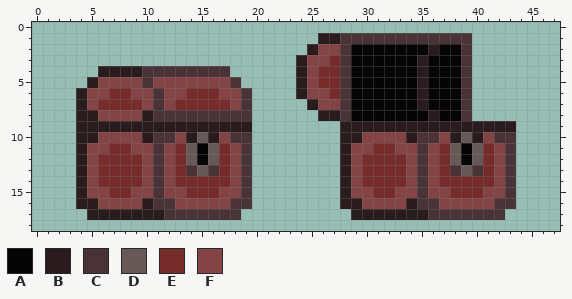
Two states of a pixel-art sprite, Assets/sprChest_0-Sheet.png. That is the earlier state.
The file is 48x19 pixels. Colours within 5 levels of each other are drawn and written as one.
Palette (. is transparent): A #050505  B #2a1c1e  C #4a3337  D #685959  E #772c2c  F #844344
Pixels before, first column x 4:
 1 ......................BBCCCCCCCCCCCC....
 2 .....................BFFCAAAAAAABAAC....
 3 ....................BFFECAAAAAABAAAC....
 4 ..BBBBCCCCCCCC......BFEECAAAAAABAAAC....
 5 .BFFFFCFFFFFFFC.....BFEECAAAAAABAAAC....
 6 BFFEEFFCFFEEEFFC....BFFECAAAAAABAAAC....
 7 BFEEEEFCFEEEEEFC.....BFFCAAAAAABAAAC....
 8 BBFFFFBCCCCCCCCC......BBCAAAAAAABAAC....
 9 BBBBBBBBBBBBBBBB........BBBBBBBBBBBBBBBB
10 BBFFFFBCCFBDBFCC........BBFFFFBCCFBDBFCC
11 BFFEEFFCFEDADEFC........BFFEEFFCFEDADEFC
12 BFEEEEFCFEDADEFC........BFEEEEFCFEDADEFC
13 BFEEEEFCFECDCEFC........BFEEEEFCFECDCEFC
14 BFEEEEFCFEEEEEFC........BFEEEEFCFEEEEEFC
15 BFFEEFFCFFEEEFFC........BFFEEFFCFFEEEFFC
16 BBFFFFBCCFFFFFCC........BBFFFFBCCFFFFFCC
17 .BBBBBBBCCCCCCC..........BBBBBBBCCCCCCC.
The result:
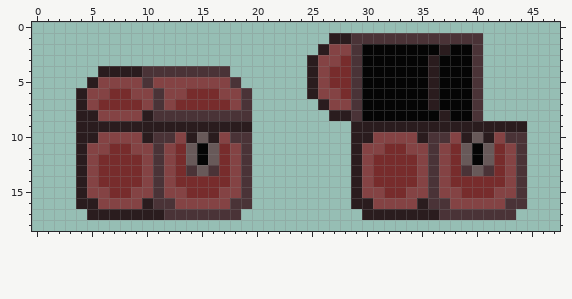
The author wrote: fix coffin texture
Diff:
y 1: x 26 B -> .; x 28 C -> B; x 40 . -> C
y 2: x 25..26 BF -> .B; x 28..29 CA -> FC; x 36..37 BA -> AB; x 39..40 C. -> AC
y 3: x 24..25 BF -> .B; x 27..29 ECA -> FEC; x 35..36 BA -> AB; x 39..40 C. -> AC
y 4..5: x 24..26 BFE -> .BF; x 28..29 CA -> EC; x 35..36 BA -> AB; x 39..40 C. -> AC
y 6: x 24..25 BF -> .B; x 27..29 ECA -> FEC; x 35..36 BA -> AB; x 39..40 C. -> AC
y 7: x 25..26 BF -> .B; x 28..29 CA -> FC; x 35..36 BA -> AB; x 39..40 C. -> AC
y 8: x 26 B -> .; x 28..29 CA -> BC; x 36..37 BA -> AB; x 39..40 C. -> AC
y 9: x 28 B -> .; x 44 . -> B
y 10: x 28 B -> .; x 30 F -> B; x 34..35 BC -> FB; x 37..42 FBDBFC -> CFBDBF; x 44 . -> C
y 11: x 28..29 BF -> .B; x 31 E -> F; x 33 F -> E; x 35..44 CFEDADEFC. -> FCFEDADEFC
y 12: x 28..30 BFE -> .BF; x 34..44 FCFEDADEFC. -> EFCFEDADEFC
y 13: x 28..30 BFE -> .BF; x 34..44 FCFECDCEFC. -> EFCFECDCEFC
y 14: x 28..30 BFE -> .BF; x 34..37 FCFE -> EFCF; x 42..44 FC. -> EFC
y 15: x 28..29 BF -> .B; x 31 E -> F; x 33 F -> E; x 35..36 CF -> FC; x 38 E -> F; x 41 F -> E; x 43..44 C. -> FC
y 16: x 28 B -> .; x 30 F -> B; x 34..35 BC -> FB; x 37 F -> C; x 42 C -> F; x 44 . -> C
y 17: x 29 B -> .; x 36 C -> B; x 43 . -> C
